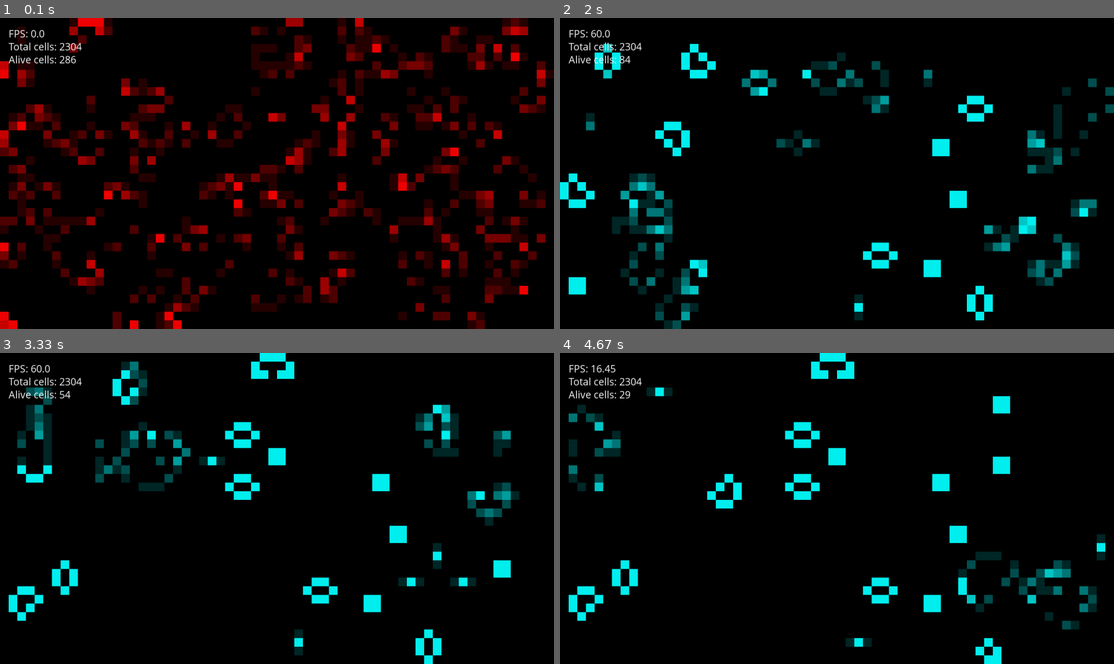
Above: before the commit, frames 1-4 (two rows, left to right).
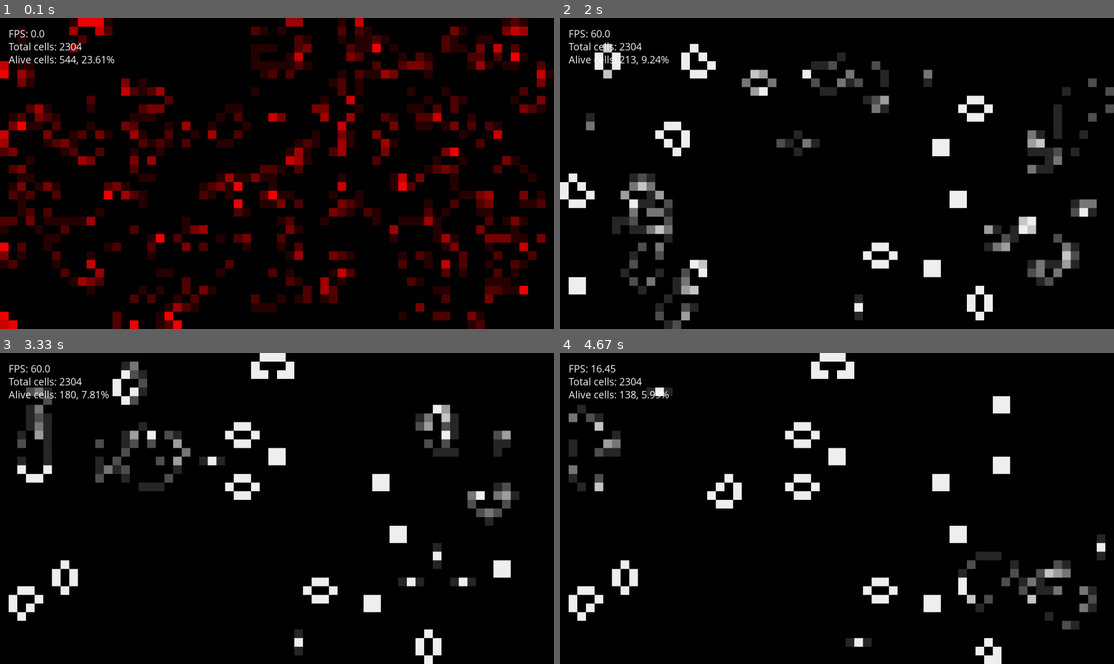
Above: after the commit, the same moments.

Repository: DavideTonin99/pygameoflife
Game: pygame game, started from main.py
Two runs of this game, one before a commit and one after it. Both use one fixed random seed, a clock stepped at 60 frames per second and the inputs below.
Inputs:
- Up to frame 1 (0.1 s): no input
- Up to frame 2 (2 s): tap B at 0.33 s; tap W at 0.67, 1.73 s; tap Enter at 1 s; tap C at 1.33 s
- Up to frame 3 (3.33 s): tap W at 2.03, 2.23 s; tap Space at 3 s
- Up to frame 4 (4.67 s): tap Space at 3.4, 3.7, 3.97, 4.3, 4.6 s; tap W at 4.38 s

The runs differ from the first frame. In frame 1, 0.1% of the frame differs, in the area x 10-21%, y 12-16%; in frame 2, 9.7%, in the area x 0-100%, y 8-100%; in frame 3, 8.2%; in frame 4, 6.4%.

Commit message:
Commented the program, updated the screen informations (percent. alive_cells/total_cells)

Diff:
--- a/main.py
+++ b/main.py
@@ -27,18 +27,21 @@
     for row in range(game_board.shape[0]):
         for column in range(game_board[row].shape[0]):
             alive_neighbours = 0
+            # control of  the above row
             if row > 0:
-                if column > 0 and previous_game_board[row-1][column-1] > 0: alive_neighbours = np.sum([alive_neighbours, 1])
-                if previous_game_board[row-1][column] > 0: alive_neighbours = np.sum([alive_neighbours, 1])
+                if column > 0 and previous_game_board[row-1][column-1] > 0: alive_neighbours += 1
+                if previous_game_board[row-1][column] > 0: alive_neighbours += 1
 
                 try:
                     if previous_game_board[row-1][column+1] > 0: alive_neighbours += 1
                 except IndexError: pass
 
+            # control of the right neighbours
             try:
                 if previous_game_board[row][column+1] > 0: alive_neighbours += 1
             except IndexError: pass
 
+            # control of the below row
             try:
                 if previous_game_board[row+1][column+1] > 0: alive_neighbours += 1
             except IndexError: pass
@@ -52,24 +55,25 @@
                     if previous_game_board[row+1][column-1] > 0: alive_neighbours += 1
                 except IndexError: pass
 
+                # control of the left neighbours
                 try:
                     if previous_game_board[row][column-1] > 0: alive_neighbours += 1
                 except IndexError: pass
 
             if game_board[row][column] > 0:
                 if alive_neighbours == 2 or alive_neighbours == 3:
-                    if game_board[row][column] < 6:
-                        game_board[row][column] += 1
-                        alive_cells += 1
+                    if game_board[row][column] < 6: game_board[row][column] += 1
                 else: game_board[row][column] = 0
             else:
                 if alive_neighbours == 3: game_board[row][column] = 1
+
+            if game_board[row][column] > 0: alive_cells += 1
 
 
 def draw_game_board():
     """Draw the game board"""
     global game_window, game_board, color
-    alive_color = (255, 255, 255)
+
     for row in range(game_board.shape[0]):
         for column in range(game_board[row].shape[0]):
             if game_board[row][column] > 0:
@@ -77,6 +81,7 @@
                 elif color == "green": alive_color = (0, game_board[row][column]*40, 0)
                 elif color == "blue": alive_color = (0, 0, game_board[row][column]*40)
                 elif color == "cyan": alive_color = (0, game_board[row][column]*40, game_board[row][column]*40)
+                elif color == "white":alive_color = (game_board[row][column] * 40, game_board[row][column] * 40, game_board[row][column] * 40)
                 pygame.draw.rect(game_window, alive_color, [column*CELL_SIZE, row*CELL_SIZE, CELL_SIZE, CELL_SIZE])
 
 
@@ -85,6 +90,7 @@
 
     GAME_RESOLUTION = WIDTH, HEIGHT = pygame.display.Info().current_w, pygame.display.Info().current_h
     game_window = pygame.display.set_mode(GAME_RESOLUTION, FULLSCREEN|HWSURFACE|DOUBLEBUF)
+    pygame.display.set_caption("PyGameOfLife, "+__author__)
     clock = pygame.time.Clock()
 
     total_cells = (WIDTH // CELL_SIZE) * (HEIGHT // CELL_SIZE)
@@ -114,6 +120,8 @@
                     color = "blue"
                 if event.key == K_c:
                     color = "cyan"
+                if event.key == K_w:
+                    color = "white"
 
         if not game_stop:
             pygame.Surface.fill(game_window, (0, 0, 0))
@@ -123,7 +131,7 @@
 
             game_window.blit(text_settings.render("FPS: "+str(round(clock.get_fps(), 2)), True, (255, 255, 255)), (20, 20))
             game_window.blit(text_settings.render("Total cells: "+str(total_cells), True, (255, 255, 255)), (20, 50))
-            game_window.blit(text_settings.render("Alive cells: " + str(alive_cells), True,(255, 255, 255)), (20, 80))
+            game_window.blit(text_settings.render("Alive cells: " + str(alive_cells)+", "+str(round(alive_cells*100/total_cells, 2))+"%", True,(255, 255, 255)), (20, 80))
 
             pygame.display.flip()
             clock.tick(FPS)
Not shown, changed: README.md
